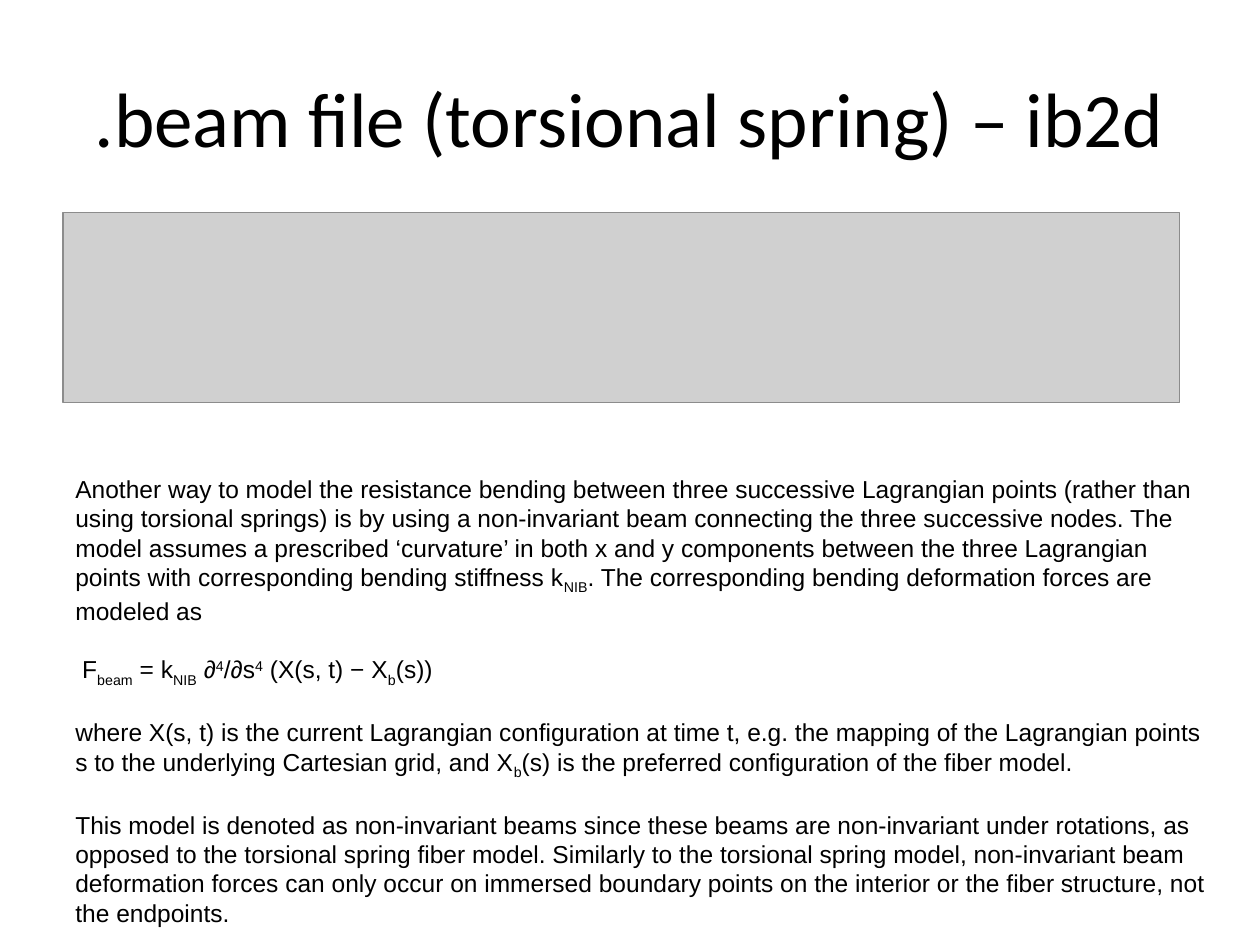
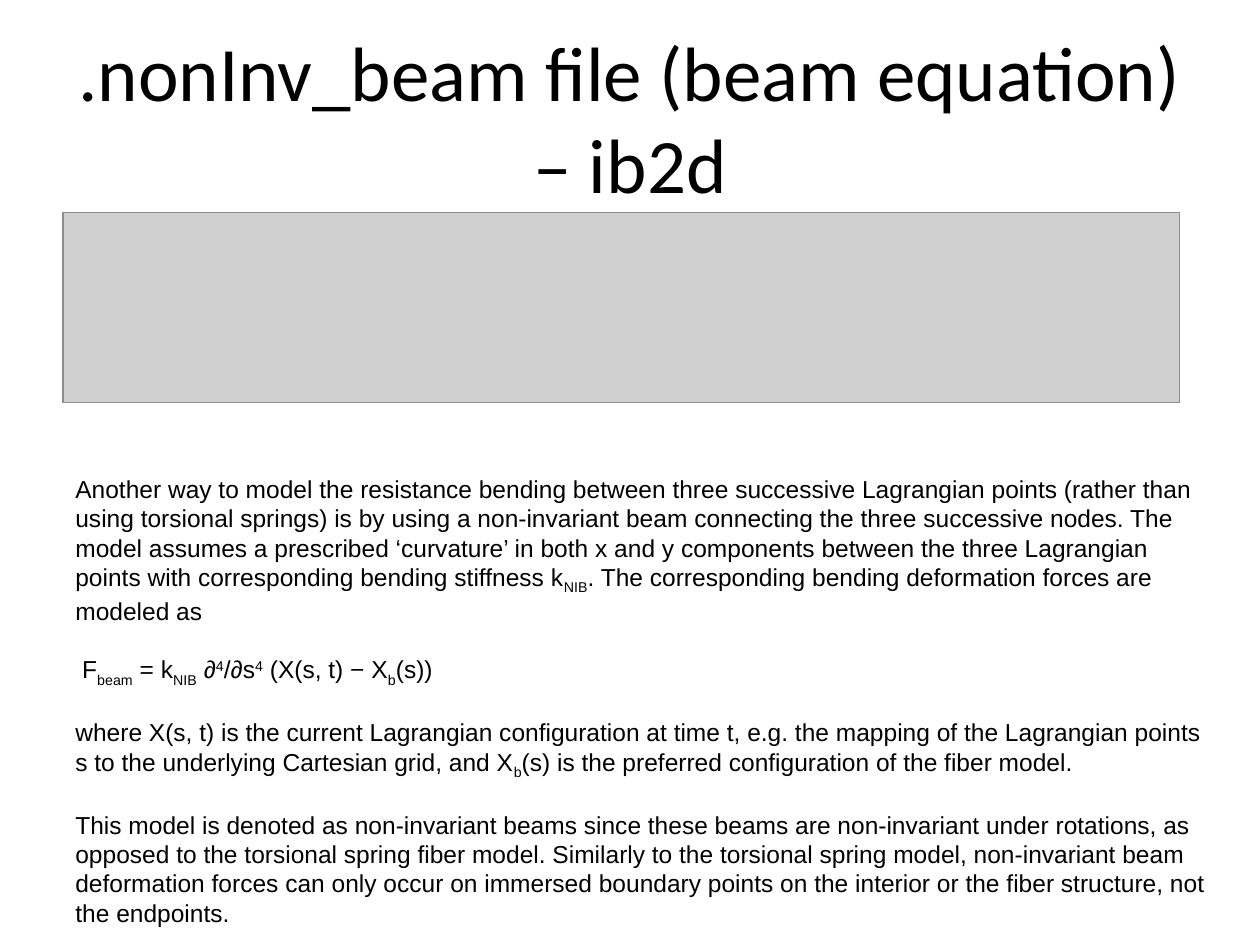
Before and after one commit to fairyflies9/IBAMR-Tutorials, a slide deck: slide 12 of UA Tutorials/Lecture2-InputFiles-Ib2d-IBAMR.pptx. Drawn at 1260x945 pixels with LibreOffice and Linux fonts; fonts in the diff are those of the drawing; grey boxes stand for pictures. Boxes give left, top, right and bottom in pixels: in the first picture for what was removed or moved away, otherwise in the second. Text is boxed around its words. In the diff, an @@ line names an element or a change of style, - is before the commit and + after.

```diff
--- a/UA Tutorials/Lecture2-InputFiles-Ib2d-IBAMR.pptx
+++ b/UA Tutorials/Lecture2-InputFiles-Ib2d-IBAMR.pptx
@@ title at bbox=[79, 45, 1179, 194]: text changed @@
-.beam file (torsional spring) – ib2d
+.nonInv_beam file (beam equation) – ib2d
```
Also in this commit, not shown: 3 other slides changed.
